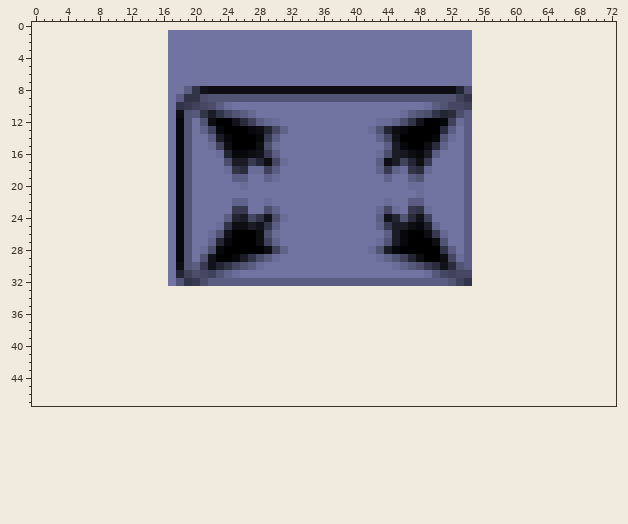
Sprite sheet -- Angular/kulki/src/assets/fullscreen.png. The picture above is the old version.
The file is 38x32 pixels. Colours within 5 levels of each other are drawn and written as one. The old version is drawn lined up with the new one, on the new canvas.
The result:
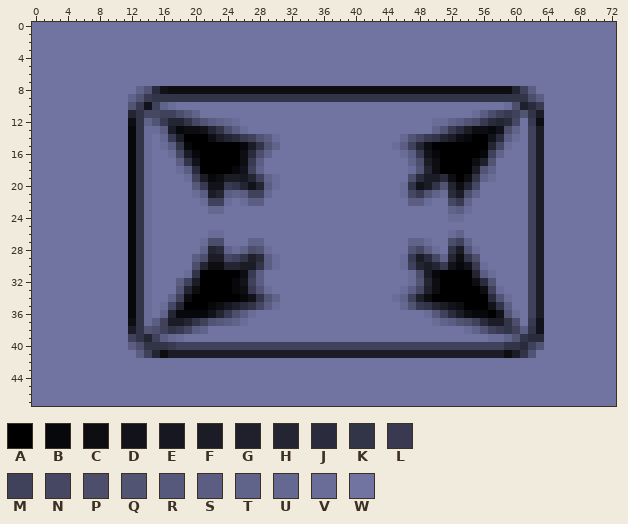
Palette (. is transparent): A #000000  B #07080b  C #0d0d12  D #12131a  E #161720  F #1b1c26  G #1f202c  H #242533  J #2a2b3c  K #323447  L #393a51  M #40425b  N #464863  P #4c4e6c  Q #525474  R #56597b  S #5b5e82  T #61648a  U #656890  V #6a6d97  W #7174a0
Difference:
canvas 38x32 -> 73x48, the old top-left corner now at 17,1
Changed rows in their new state; - is an unchanged pixel.
first column x 0:
 0 WWWWWWWWWWWWWWWWWWWWWWWWWWWWWWWWWWWWWWWWWWWWWWWWWWWWWWWWWWWWWWWWWWWWWWWWW
 1 WWWWWWWWWWWWWWWWW--------------------------------------WWWWWWWWWWWWWWWWWW
 2 WWWWWWWWWWWWWWWWW--------------------------------------WWWWWWWWWWWWWWWWWW
 3 WWWWWWWWWWWWWWWWW--------------------------------------WWWWWWWWWWWWWWWWWW
 4 WWWWWWWWWWWWWWWWW--------------------------------------WWWWWWWWWWWWWWWWWW
 5 WWWWWWWWWWWWWWWWW--------------------------------------WWWWWWWWWWWWWWWWWW
 6 WWWWWWWWWWWWWWWWW--------------------------------------WWWWWWWWWWWWWWWWWW
 7 WWWWWWWWWWWWWWWWW--------------------------------------WWWWWWWWWWWWWWWWWW
 8 WWWWWWWWWWWWWTQJDCCCCC-------------------------------CCCCCCCHMSWWWWWWWWWW
 9 WWWWWWWWWWWWTQLKKKK--KKKKKKKKKKKKKKKKKKKKKKKKKKKKKKKKK-KKKKKKKPSWWWWWWWWW
10 WWWWWWWWWWWWQLDMTVWWWWWWW------------------------WWWWWWWWWWVPGJLWWWWWWWWW
11 WWWWWWWWWWWWHKNNMMPRTWWWWWWW------------------WWWWWWWWWVSPMLMQKFWWWWWWWWW
12 WWWWWWWWWWWWCKTQLHHKN-STUVWWWWW------------WWWWWWWVVTSQPLJHJNWLCWWWWWWWWW
13 WWWWWWWWWWWWBKVVSF-CCDHKPSVWWWWW----------WWWWWWWWTQLJFCCBDPTWMFWWWWWWWWW
14 WWWWWWWWWWWWBKVWULFAAAC-HJLMQSV------------WWWUQNLKHFCBAADJSVWMFWWWWWWWWW
15 WWWWWWWWWWWWBKVWVSKBAAAAA-BFKQT-------------WVSMH-AAAAAAAHNVWWMFWWWWWWWWW
16 WWWWWWWWWWWWBKVWWVNFBAAAAACJPTW------------WWWVSLDBAAAAABMTWWWMFWWWWWWWWW
17 WWWWWWWWWWWWBKVWW-SKDAAAAAC-SWWW-----------WWWWTPFCAAAACGQWWWWMFWWWWWWWWW
18 WWWWWWWWWWWWBKVWW-VSJAAAABDMTWW------------WWWWVQHCAAAAFQTWWWWMFWWWWWWWWW
19 WWWWWWWWWWWWBKVWW-WVMFBCFFEHM---------------W--PJFFJCACKTVWWWWMFWWWWWWWWW
20 WWWWWWWWWWWWBKVWW-WWRLDDLKHDHSV---------------VKDFKQHCHNWWWWWWMFWWWWWWWWW
21 WWWWWWWWWWWWBKVWW-WWVSFHSTSMMU----------------VNLQTVJFPTWWWWWWMFWWWWWWWWW
22 WWWWWWWWWWWWBKVWW-WW-VMMVWVSSW--------------W----V--NLTWWWWWWWMFWWWWWWWWW
23 WWWWWWWWWWWWBKVWW-WW--UU-WW--WW------------WWW-WWW--TSVWWWWWWWMFWWWWWWWWW
24 WWWWWWWWWWWWBKVWW-WW----WWWWWWWW-----------WWWWWWW--VVWWWWWWWWMFWWWWWWWWW
25 WWWWWWWWWWWWBKVWW-WW---WWWWWWWW------------WWWWWWWW---WWWWWWWWMFWWWWWWWWW
26 WWWWWWWWWWWWBKVWW-WW---VWWWWWWW-------------WWWWWWWWVTWWWWWWWWMFWWWWWWWWW
27 WWWWWWWWWWWWBKVWW-WW-VPPWWWTTWW------------WWWWTTVWWPMTWWWWWWWMFWWWWWWWWW
28 WWWWWWWWWWWWBKVWW-WW-THJTVTPQVWW----------WWWWWQNSVWKFQVWWWWWWMFWWWWWWWWW
29 WWWWWWWWWWWWBKVWW-WWSPFFNMKGJ--------------WWWVLFJNTHCKPWWWWWWMFWWWWWWWWW
30 WWWWWWWWWWWWBKVWW-WWPHCCHHFFKSV--------------WVMHFHLDBDLVWWWWWMFWWWWWWWWW
31 WWWWWWWWWWWWBKVWW-WVKAAAAACLS------------------VPFBAAAAHSVWWWWMFWWWWWWWWW
32 WWWWWWWWWWWWBKVWW-SMFAAAABDM-WWWWWWWWWWWWWWWWWWVQHCAAAACJQWWWWMFWWWWWWWWW
33 WWWWWWWWWWWWBKVWWWQHCAAAABCLQVWWWWWWWWWWWWWWWWVSNGCAAAAACMVWWWMFWWWWWWWWW
34 WWWWWWWWWWWWBKVWWTMCAAAAAABDKQTWWWWWWWWWWWWWWVTMGCAAAAAAAJQVWWMFWWWWWWWWW
35 WWWWWWWWWWWWBKVWVNHAAABCEGJKNSVWWWWWWWWWWWWWWWUQLKHFDCAAADKSWWMFWWWWWWWWW
36 WWWWWWWWWWWWBKVWTHBBBBDHLPSVWWWWWWWWWWWWWWWWWWWWWVRMJFCBBADQVWMFWWWWWWWWW
37 WWWWWWWWWWWWCKVSMFFHKMQRSTVWWWWWWWWWWWWWWWWWWWWWWWVTSQPMJFFKPWLDWWWWWWWWW
38 WWWWWWWWWWWWFKQPMKLNSTWWWWWWWWWWWWWWWWWWWWWWWWWWWWWWWWVTQMLKMSKDWWWWWWWWW
39 WWWWWWWWWWWWMKHMSUVWWWWWWWWWWWWWWWWWWWWWWWWWWWWWWWWWWWWWWVVTQKJJWWWWWWWWW
40 WWWWWWWWWWWWSPKKKLMMMMMMMMMMMMMMMMMMMMMMMMMMMMMMMMMMMMMMMMMKKJMQWWWWWWWWW
41 WWWWWWWWWWWWWSMHCFFFFFFFFFFFFFFFFFFFFFFFFFFFFFFFFFFFFFFFFFFCFKQWWWWWWWWWW
42 WWWWWWWWWWWWWWWWWWWWWWWWWWWWWWWWWWWWWWWWWWWWWWWWWWWWWWWWWWWWWWWWWWWWWWWWW
43 WWWWWWWWWWWWWWWWWWWWWWWWWWWWWWWWWWWWWWWWWWWWWWWWWWWWWWWWWWWWWWWWWWWWWWWWW
44 WWWWWWWWWWWWWWWWWWWWWWWWWWWWWWWWWWWWWWWWWWWWWWWWWWWWWWWWWWWWWWWWWWWWWWWWW
45 WWWWWWWWWWWWWWWWWWWWWWWWWWWWWWWWWWWWWWWWWWWWWWWWWWWWWWWWWWWWWWWWWWWWWWWWW
46 WWWWWWWWWWWWWWWWWWWWWWWWWWWWWWWWWWWWWWWWWWWWWWWWWWWWWWWWWWWWWWWWWWWWWWWWW
47 WWWWWWWWWWWWWWWWWWWWWWWWWWWWWWWWWWWWWWWWWWWWWWWWWWWWWWWWWWWWWWWWWWWWWWWWW
Pixel boxes of the changes (left, top, right, bottom) in both pictures:
changed: (32, 22, 616, 406)
